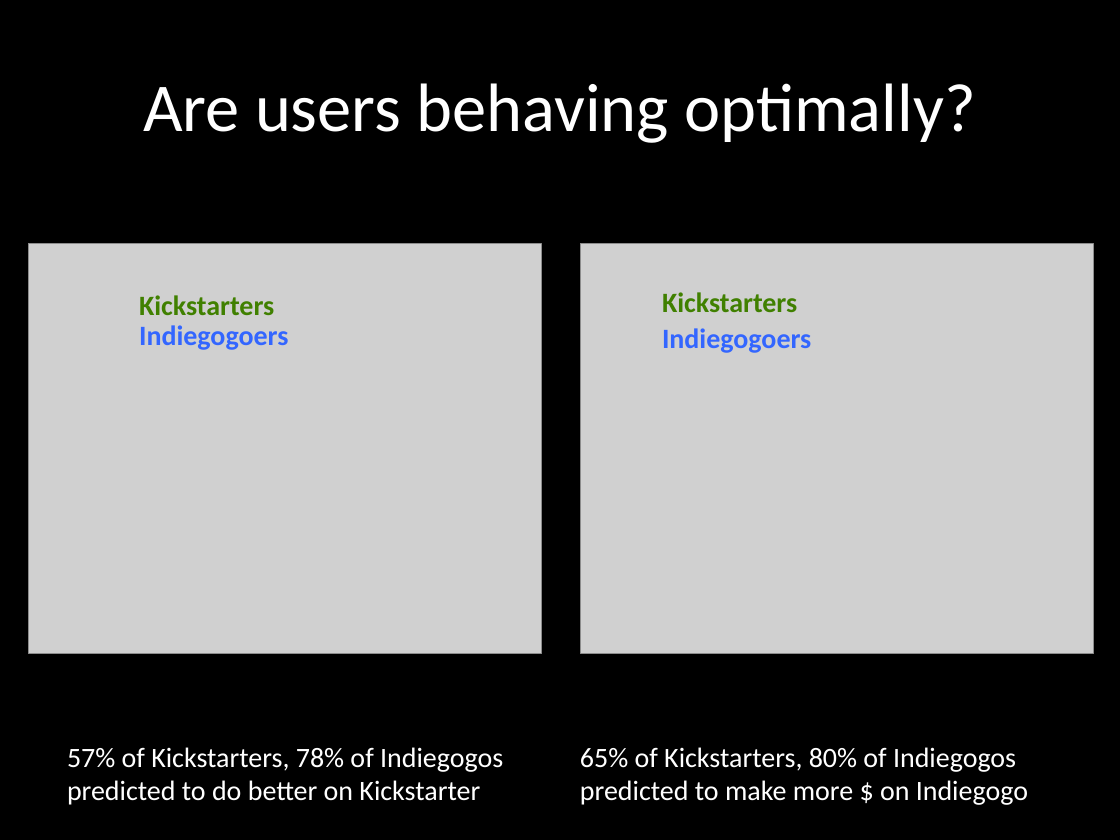
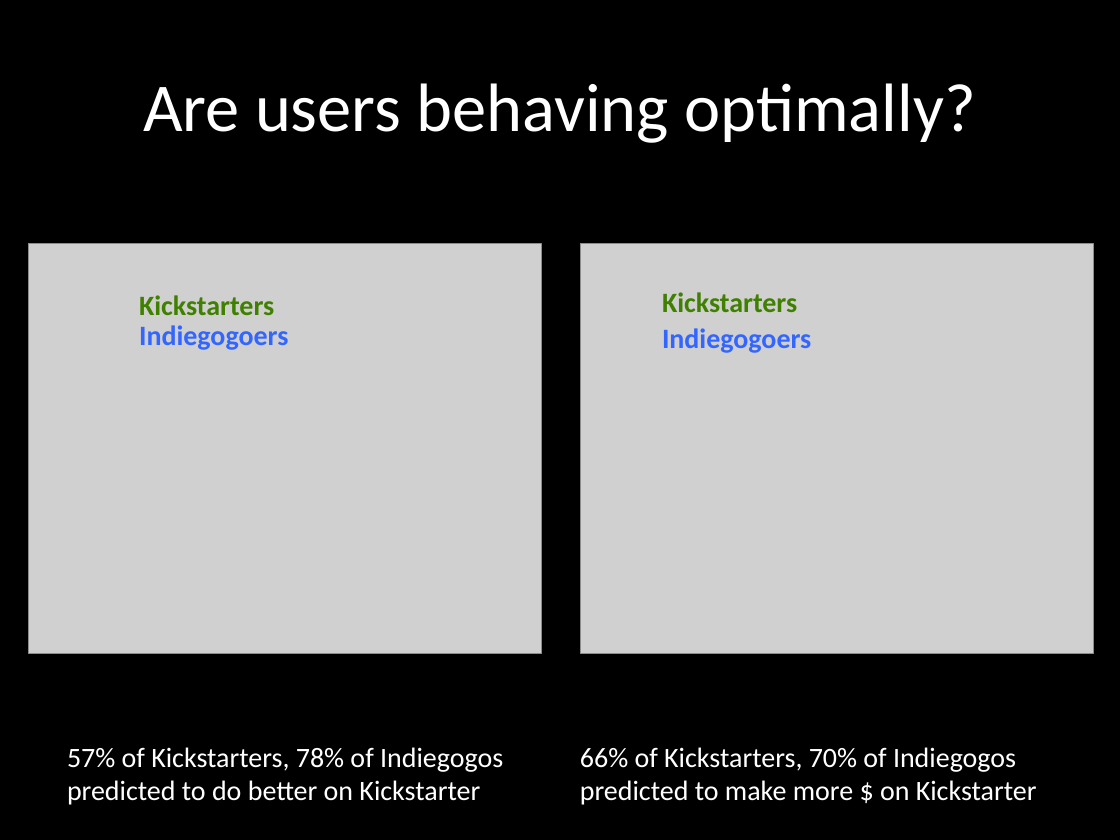
Before and after one commit to mtrotter/insight_proj, a slide deck: slide 6 of Ppt_Demo.pptx. Drawn at 1120x840 pixels with LibreOffice and Linux fonts; fonts in the diff are those of the drawing; grey boxes stand for pictures. Boxes give left, top, right and bottom in pixels: in the first picture for what was removed or moved away, otherwise in the second. Text is boxed around its words. In the diff, an @@ line names an element or a change of style, - is before the commit and + after.

```diff
--- a/Ppt_Demo.pptx
+++ b/Ppt_Demo.pptx
@@ text at (580, 747, 1037, 805): text changed @@
-65% of Kickstarters, 80% of Indiegogos
-predicted to make more $ on Indiegogo
+66% of Kickstarters, 70% of Indiegogos
+predicted to make more $ on Kickstarter
```
Also in this commit, not shown: 6 other files.
